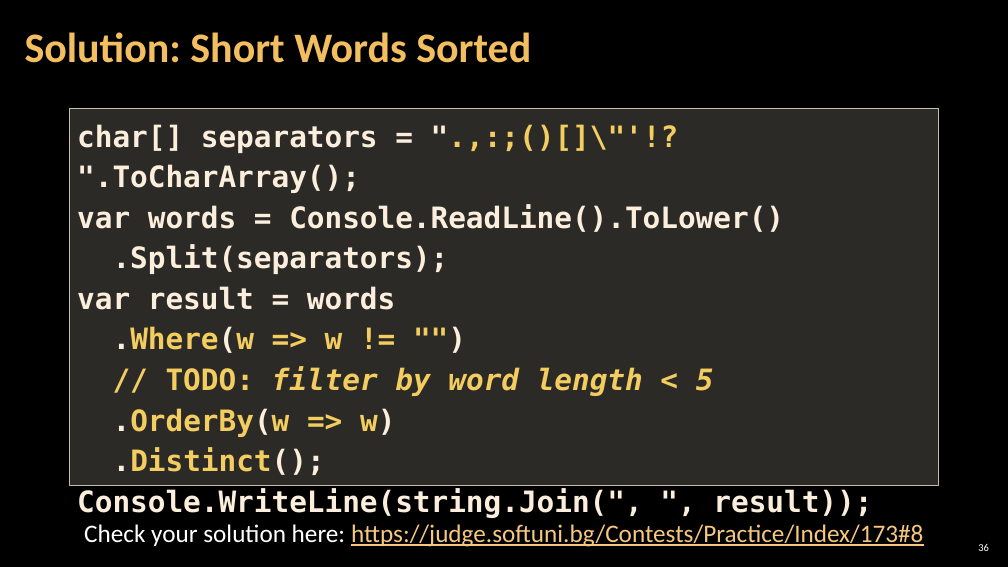
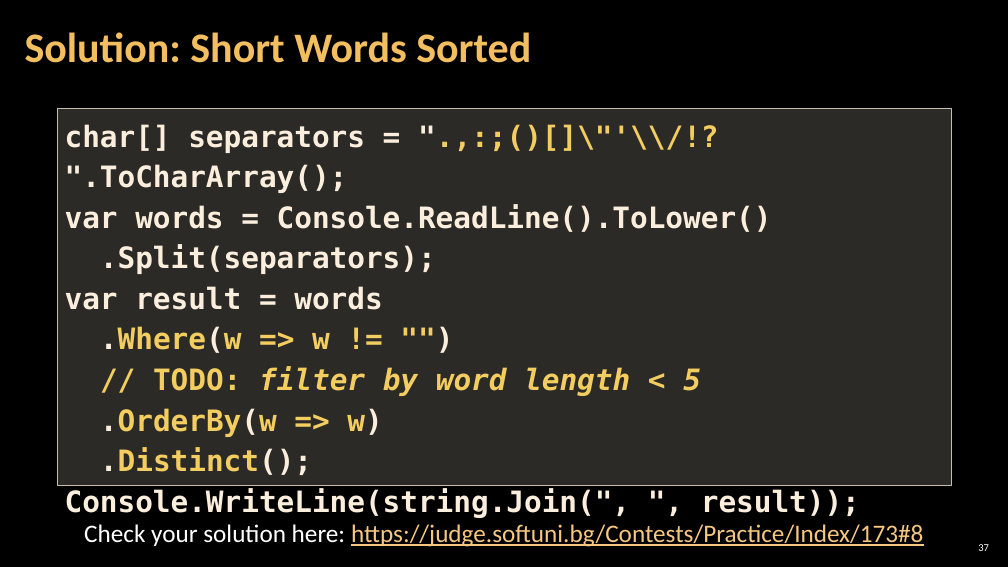
Before and after one commit to RevoRBE/Programming-Fundamentals, a slide deck: slide 37 of 00 Resources/05. Programming-Fundamentals-Strings-Dictionaries-Lambda-and-LINQ.pptx (slide 36 before the commit). Drawn at 1008x567 pixels with LibreOffice and Linux fonts; fonts in the diff are those of the drawing; background and template pictures are left out. Boxes give left, top, right and bottom in pixels: in the first picture for what was removed or moved away, otherwise in the second. Text is boxed around its words. In the diff, an @@ line names an element or a change of style, - is before the commit and + after.

```diff
--- a/00 Resources/05. Programming-Fundamentals-Strings-Dictionaries-Lambda-and-LINQ.pptx
+++ b/00 Resources/05. Programming-Fundamentals-Strings-Dictionaries-Lambda-and-LINQ.pptx
@@ rectangle "char[] separators = ".,:;()[]\"'\\/!? ".ToCharArray();" resized from (x1=70, y1=109, x2=938, y2=485) to (x1=57, y1=109, x2=952, y2=485) @@
@@ text in rectangle at (x1=65, y1=124, x2=365, y2=193): text changed @@
-char[] separators = ".,:;()[]\"'!? ".ToCharArray();
+char[] separators = ".,:;()[]\"'\\/!? ".ToCharArray();
@@ page number at (x1=978, y1=544, x2=989, y2=551): text changed @@
-36
+37
```
Also in this commit, not shown: 18 other slides changed, 1 slide added, 7 other files.
